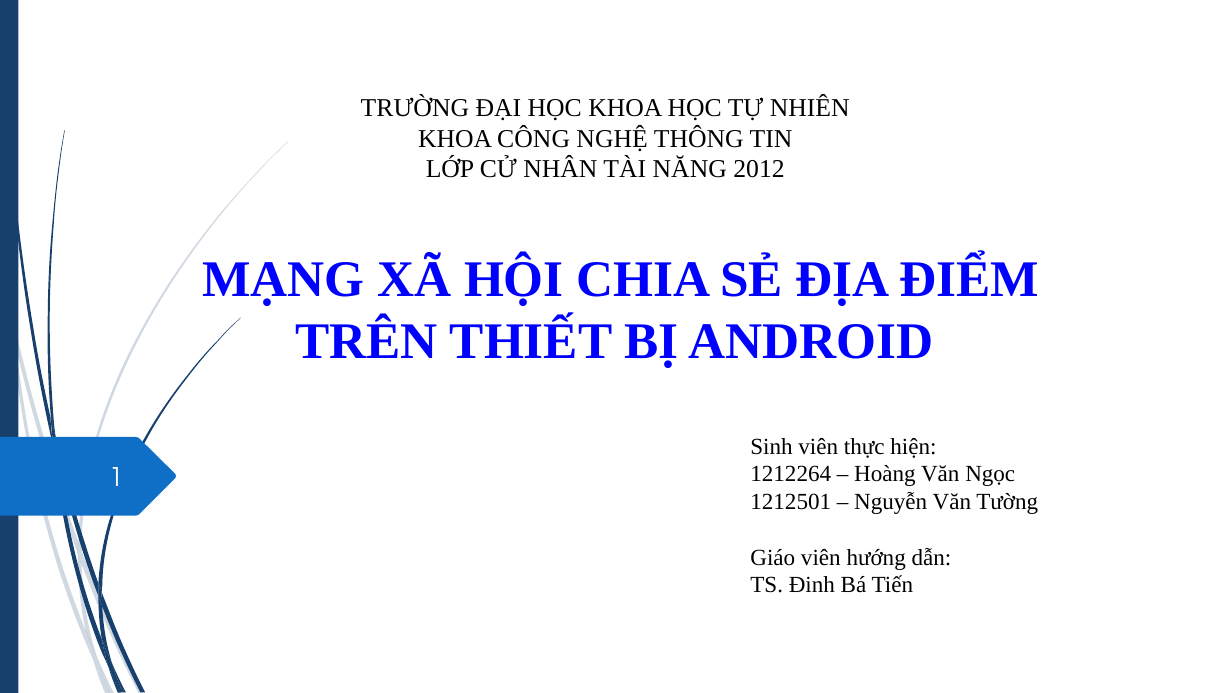
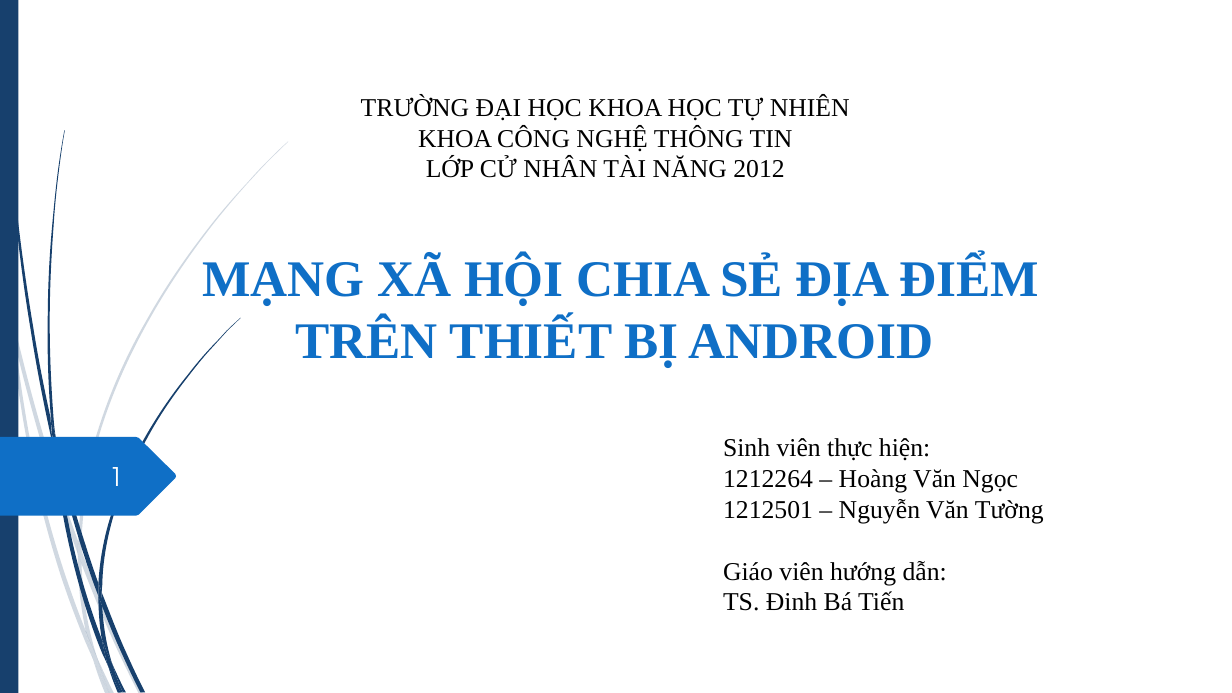
Before and after one commit to hvngoc/Presentation, a slide deck: slide 1 of slide 2.pptx. Drawn at 1232x693 pixels with LibreOffice and Linux fonts; fonts in the diff are those of the drawing. Boxes give left, top, right and bottom in pixels: in the first picture for what was removed or moved away, otherwise in the second. Text is boxed around its words. In the diff, an @@ line names an element or a change of style, - is before the commit and + after.

```diff
--- a/slide 2.pptx
+++ b/slide 2.pptx
@@ text "MẠNG XÃ HỘI CHIA SẺ ..." at <box>202,256,1040,368</box>: text colour #0000FF to #0F6FC6 @@
@@ text "Sinh viên thực hiện:": place and size @@
-text "Sinh viên thực hiện:" at <box>750,438,1038,593</box>
+text "Sinh viên thực hiện:" at <box>723,438,1044,611</box>
@@ text "Sinh viên thực hiện:" at <box>723,438,1044,611</box>: size 18 to 20 pt @@
```
Also in this commit, not shown: 12 other slides changed, 2 slides added.
